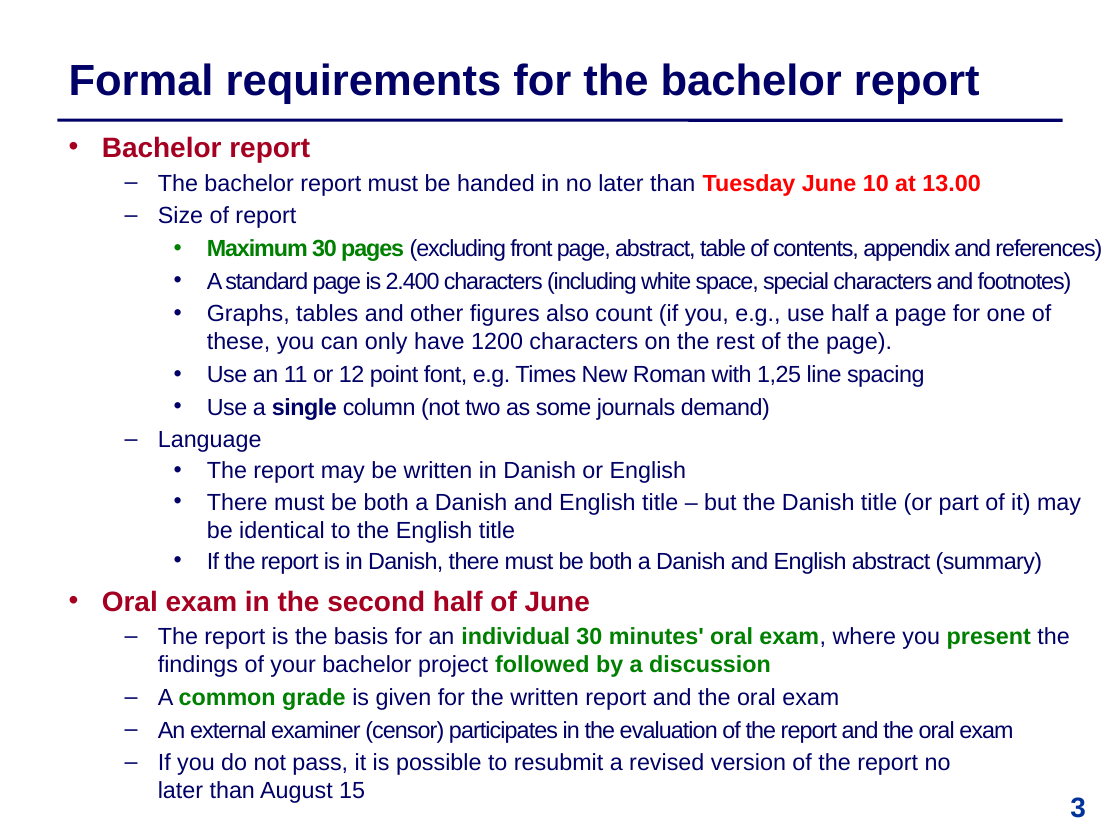
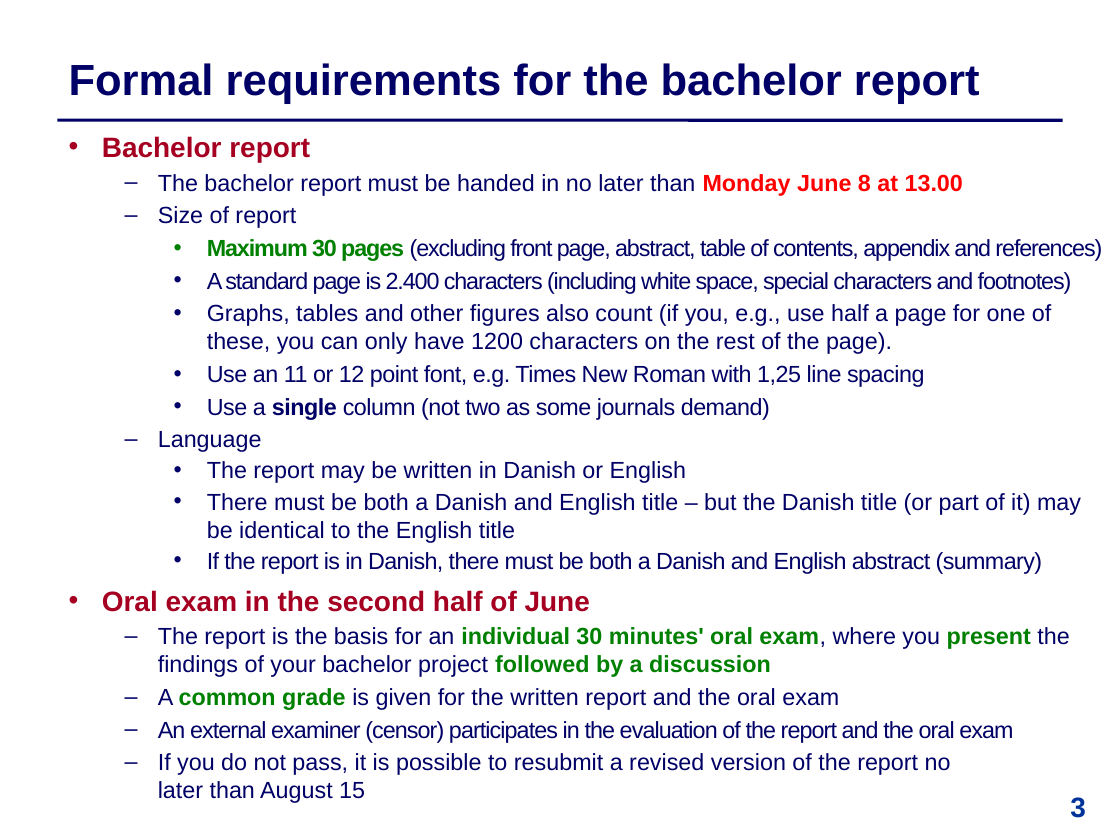
Before and after one commit to IntProgAU/Materiale, a slide deck: slide 3 of web/b26/2 Academic Writing and Oral Presentation.pptx. Drawn at 1120x840 pixels with LibreOffice and Linux fonts; fonts in the diff are those of the drawing. Boxes give left, top, right and bottom in pixels: in the first picture for what was removed or moved away, otherwise in the second. Text is boxed around its words. In the diff, an @@ line names an element or a change of style, - is before the commit and + after.

```diff
--- a/web/b26/2 Academic Writing and Oral Presentation.pptx
+++ b/web/b26/2 Academic Writing and Oral Presentation.pptx
@@ text at (x1=158, y1=174, x2=963, y2=196): text changed @@
-  – The bachelor report must be handed in no later than Tuesday June 10 at 13.00
+  – The bachelor report must be handed in no later than Monday June 8 at 13.00
```
Also in this commit, not shown: 2 other slides changed.
